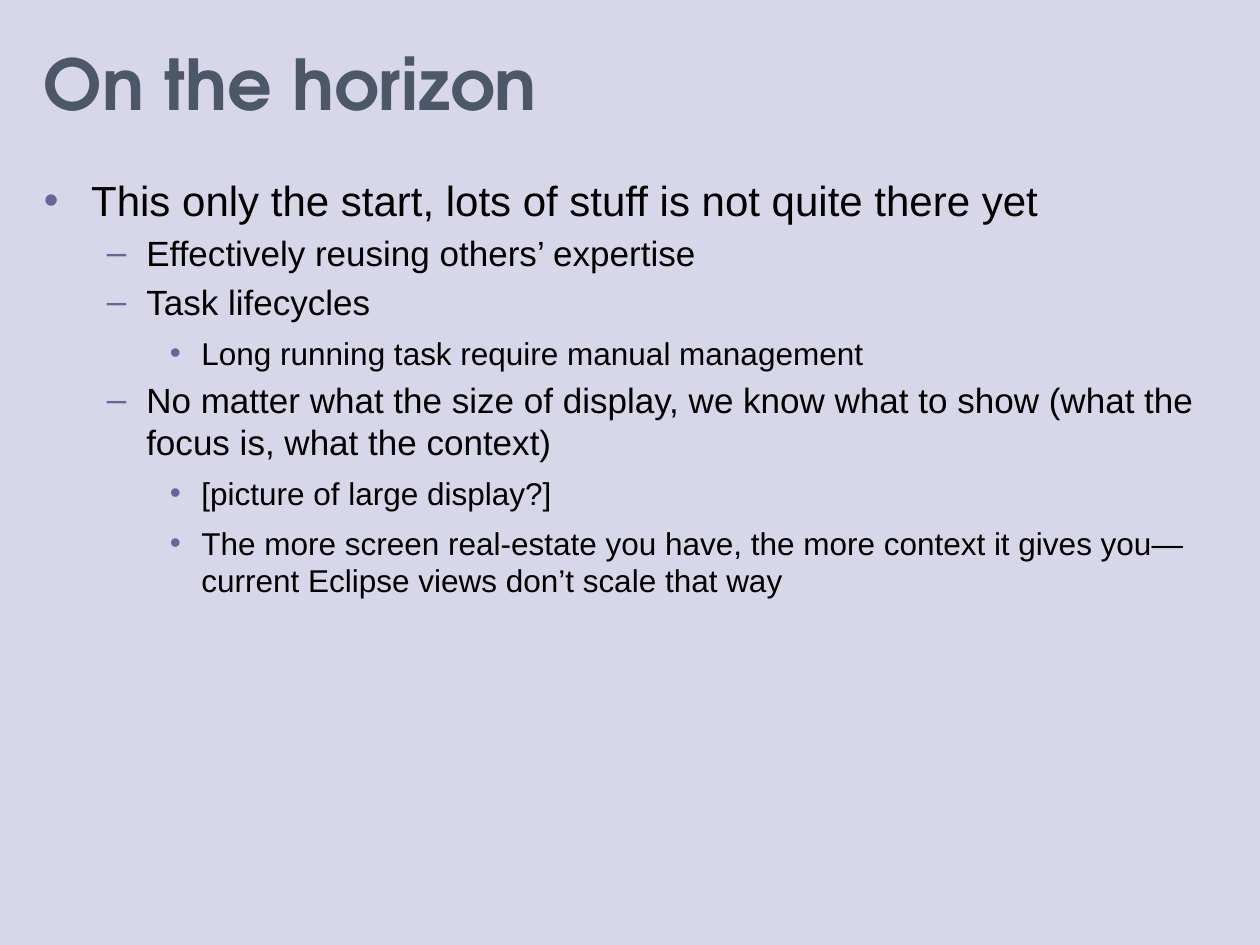
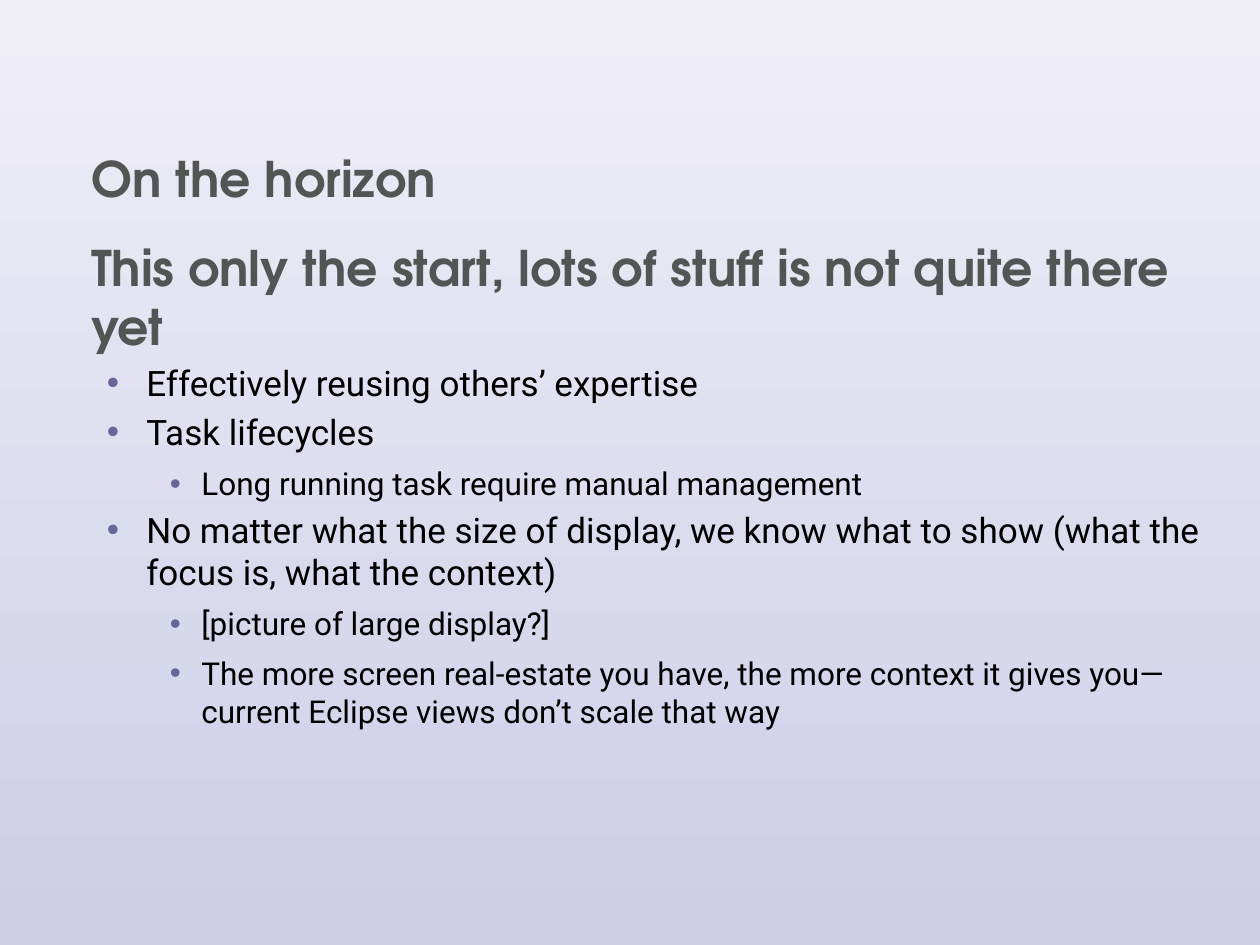
Before and after one commit to eclipse-mylyn/mylyn-website, a slide deck: slide 18 of publications/2006-03-mylar-eclipsecon.ppt (slide 15 before the commit). Drawn at 1260x945 pixels with LibreOffice and Linux fonts; fonts in the diff are those of the drawing. Boxes give left, top, right and bottom in pixels: in the first picture for what was removed or moved away, otherwise in the second. Text is boxed around its words. In the diff, an @@ line names an element or a change of style, - is before the commit and + after.

Commit message:
Progress on: prepare eclipsecon talk and slides

```diff
--- a/publications/2006-03-mylar-eclipsecon.ppt
+++ b/publications/2006-03-mylar-eclipsecon.ppt
@@ rectangle at [0, 0, 1260, 945]: fill #D8D7E9 to gradient #F0EFF8 to #CDCDE8 @@
@@ title removed at [44, 56, 537, 111] @@
-On the horizon
@@ text "On the horizon": place and size @@
-text "On the horizon" at [91, 185, 1193, 598]
+text "On the horizon" at [91, 159, 1199, 730]
@@ text at [91, 159, 436, 198]: paragraph added @@
+  On the horizon
@@ text at [91, 248, 1199, 730]: size 24 to 28 pt, font Arial to TeX Gyre Adventor, text colour #000000 to #535454, bold on in "This only the start, lots of stuff ..."; font Arial to Roboto in "Effectively reusing others’ expertise", "Task lifecycles", "Long running task require manual management", "No matter what the size of display, ..." and 2 more places; bullet • to  ; more space between paragraphs; bullet – to • @@
```
Also in this commit, not shown: 15 other slides changed, 4 slides added, 1 slide removed, 1 other file.
